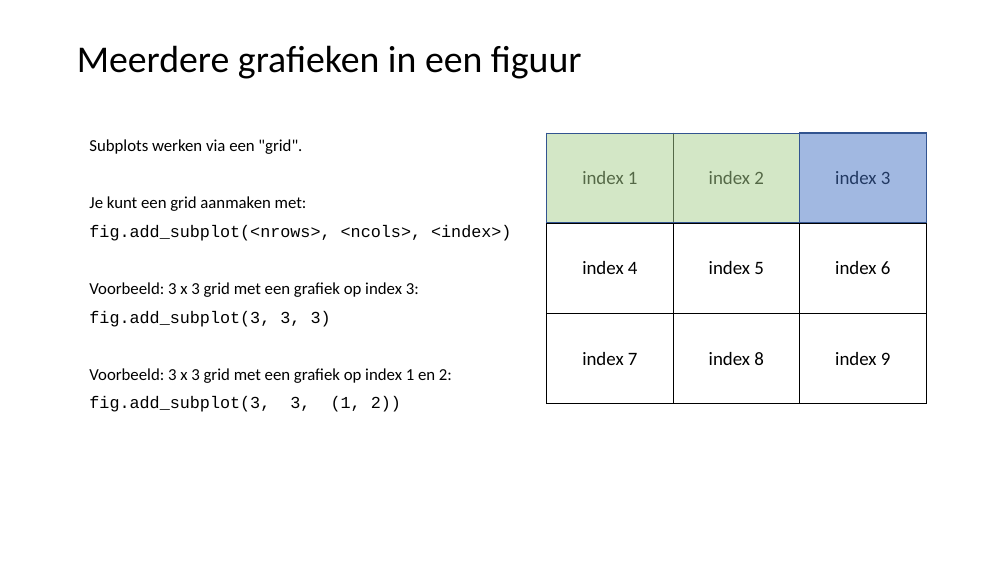
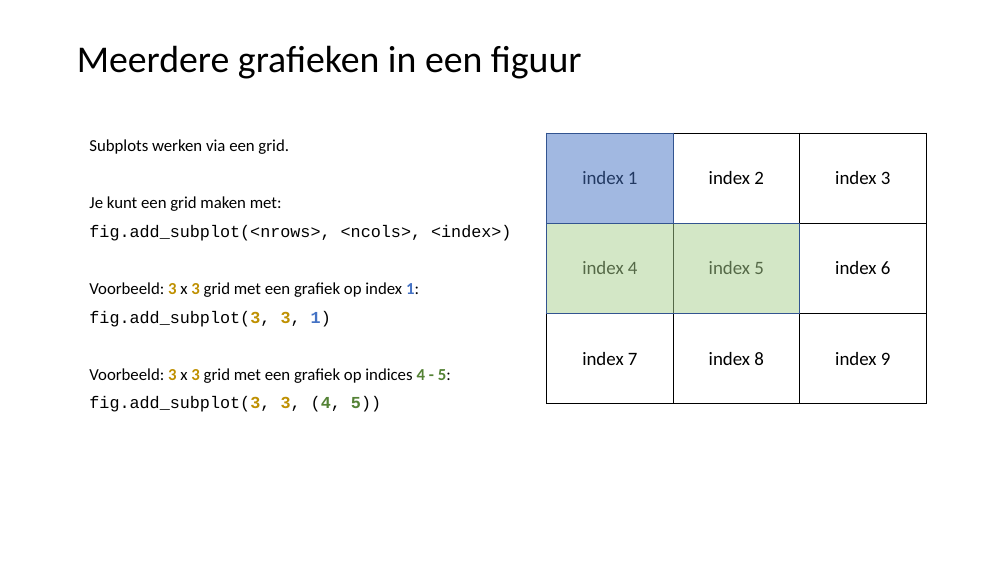
Before and after one commit to LFKoning/knowledge-sharing, a slide deck: slide 31 of python_trainees/3_pandas_plotting/python_traineeship_3.pptx (slide 27 before the commit). Drawn at 1008x567 pixels with LibreOffice and Linux fonts; fonts in the diff are those of the drawing. Boxes give left, top, right and bottom in pixels: in the first picture for what was removed or moved away, otherwise in the second. Text is boxed around its words. In the diff, an @@ line names an element or a change of style, - is before the commit and + after.

```diff
--- a/python_trainees/3_pandas_plotting/python_traineeship_3.pptx
+++ b/python_trainees/3_pandas_plotting/python_traineeship_3.pptx
@@ text at box(89, 139, 289, 211): text changed @@
-Subplots werken via een "grid".
-Je kunt een grid aanmaken met:
+Subplots werken via een grid.
+Je kunt een grid maken met:
@@ rectangle: place and size @@
-rectangle at box(800, 133, 926, 223)
+rectangle at box(547, 134, 673, 224)
@@ rectangle: place and size @@
-rectangle at box(547, 133, 799, 223)
+rectangle at box(547, 224, 799, 314)
@@ text at box(89, 282, 451, 412): text changed @@
-Voorbeeld: 3 x 3 grid met een grafiek op index 3:
-fig.add_subplot(3, 3, 3)
-Voorbeeld: 3 x 3 grid met een grafiek op index 1 en 2:
-fig.add_subplot(3, 3, (1, 2))
+Voorbeeld: 3 x 3 grid met een grafiek op index 1:
+fig.add_subplot(3, 3, 1)
+Voorbeeld: 3 x 3 grid met een grafiek op indices 4 - 5:
+fig.add_subplot(3, 3, (4, 5))
```
Also in this commit, not shown: 14 other slides changed, 8 slides added, 2 slides removed, 17 other files.
